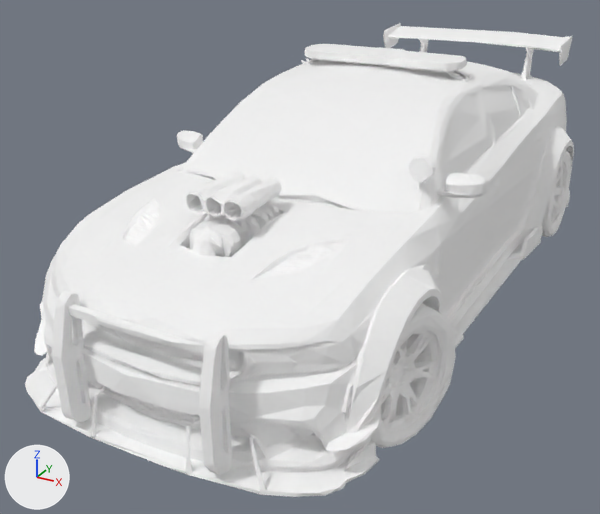
A saved change to the glTF model models/cars/bpd_69.glb.
The view is the same before and after, from a 50 mm lens placed at (2.44, -5.43, 2.77), pointed at (-0.29, -0.46, 0.28). Lighting does not change. The marker at lower left points along +X, +Y and +Z. The first picture is the older version. Where no turn or scale is listed for an object, it has been applied to the vertices.

The scene before the commit, as lines of its bpy script (objects in view):
```python
mat_bakedmaterial = principled_material('BakedMaterial')
mat_bakedmaterial.base_color = (1.0, 1.0, 1.0)  # white #ffffff
mat_bakedmaterial.metallic = 1.0
mat_bakedmaterial.roughness = 1.0
me_body = bpy.data.meshes.new('body')
me_body.from_pydata(...)  # 9707 vertices, 19343 faces; spans x -1.16..1.2, y -2.78..2.77, z 0.01..1.7
me_body.materials.append(mat_bakedmaterial)  # white #ffffff
me_wheel_fl = bpy.data.meshes.new('wheel_FL')
me_wheel_fl.from_pydata(...)  # 1276 vertices, 2502 faces; spans x -0.376..0.264, y -0.42..0.4, z -0.391..0.387
me_wheel_fl.materials.append(mat_bakedmaterial)  # white #ffffff
me_wheel_rl = bpy.data.meshes.new('wheel_RL')
me_wheel_rl.from_pydata(...)  # 1350 vertices, 2668 faces; spans x -0.282..0.178, y -0.394..0.391, z -0.392..0.39
me_wheel_rl.materials.append(mat_bakedmaterial)  # white #ffffff
ob_body = bpy.data.objects.new('body', me_body)
ob_body.location = (0.0, 0.0, 0.0)
ob_wheel_fl_mesh = bpy.data.objects.new('wheel_FL_mesh', me_wheel_fl)
ob_wheel_fl_mesh.location = (0.985, -1.769, 0.396)
ob_wheel_rl_mesh = bpy.data.objects.new('wheel_RL_mesh', me_wheel_rl)
ob_wheel_rl_mesh.location = (0.965, 1.583, 0.393)
```
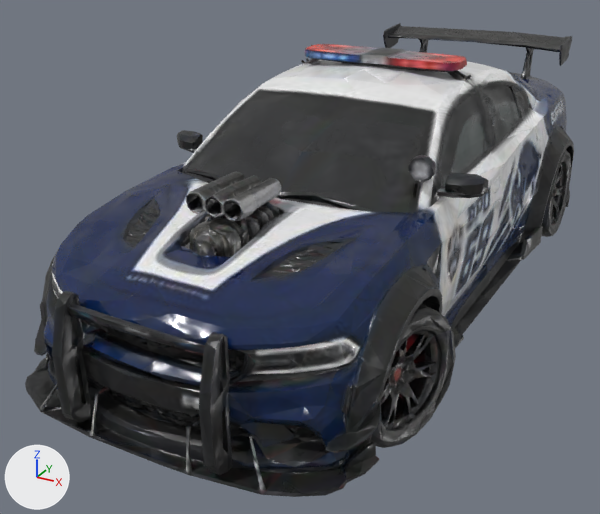
Edits to the bpy script that builds the scene:
```text
Add img_image_1:
    img_image_1 = load_image('Image_1', '_unpacked/Image_1', 512, 512, 'Non-Color')
Add img_image_0:
    img_image_0 = load_image('Image_0', '_unpacked/Image_0', 1024, 1024, 'sRGB')
Add img_image_2:
    img_image_2 = load_image('Image_2', '_unpacked/Image_2', 256, 256, 'Non-Color')
Change mat_bakedmaterial:
    remove # nodes: BsdfPrincipled, OutputMaterial
    remove # colours: white #ffffff
    nodes: BsdfPrincipled, NormalMap, OutputMaterial, SeparateColor, TexImage x3
    uses the picture img_image_0
    uses the picture img_image_1
    uses the picture img_image_2
```

Boxes [x1, y1, x2, y2] around the edits, measured in the pictures (600 x 514 px):
'body', surface changed (darker): [25, 23, 574, 497] in both
'wheel_FL_mesh', surface changed (white to black): [378, 304, 456, 448] in both
'wheel_RL_mesh', surface changed (white to grey): [541, 150, 571, 237] in both
